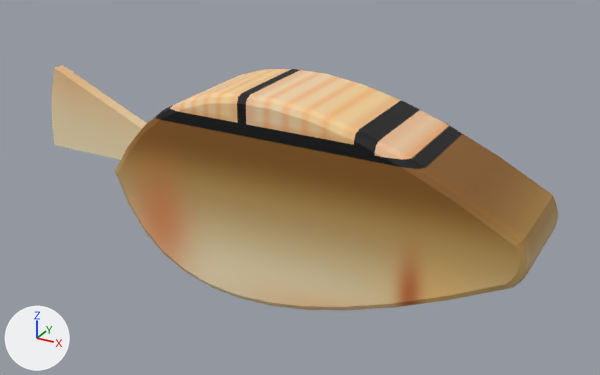
Before and after pictures for a commit that changed the glTF model public/assets/aquarium/fish-goldfish-hero.glb.
Both versions are drawn from a 50 mm lens placed at (1.45, -2.58, 1.3), pointed at (-0.01, 0.08, -0.03). Arrows for +X, +Y and +Z are at lower left; the lights stay in place. The first picture is the older version. Vertices at exactly the same position are counted once.
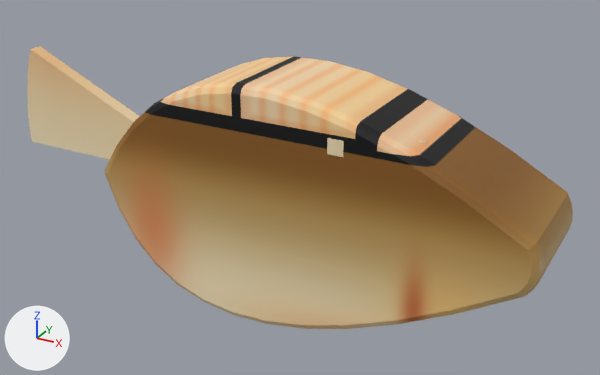
Boxes [x1, y1, x2, y2] around the edits, measured in the pictures (600 x 375 px; the box of a moved part takes in the faces that stretch with it):
'Mesh_0', reshaped, rescaled (13% taller): before [115, 69, 558, 311]; after [104, 56, 573, 329]
'Mesh_1', reshaped, rescaled (9% wider, 20% taller): before [52, 65, 420, 160]; after [27, 46, 427, 160]
part 2 of me_mesh_1, moved or reshaped: before [52, 65, 147, 160]; after [27, 46, 139, 160]
part 3 of me_mesh_1, moved or reshaped (not visible before): after [327, 138, 427, 157]

Edits to the bpy script that builds the scene:
```text
Change me_mesh_0:
    used by ob_mesh_0; parent = ob_node_2; location = (0.0, 0.0, 0.0); scale = (1.14, 1.14, 1.14)
    remove me_mesh_0.from_pydata(...)  # 216 vertices, 428 faces; spans x -0.633..0.852, y -0.19..0.19, z -0.381..0.365
    add me_mesh_0.from_pydata(...)  # 216 vertices, 428 faces; spans x -0.642..0.862, y -0.205..0.205, z -0.427..0.39
    me_mesh_0 part 1: 216 of 216 vertices moved; they spanned x -0.633..0.852, y -0.19..0.19, z -0.381..0.365 and now span x -0.642..0.862, y -0.205..0.205, z -0.427..0.39; mean shift (0.003, 0.0, -0.004)
Change me_mesh_1:
    used by ob_mesh_1; parent = ob_node_2; location = (0.0, 0.0, 0.0); scale = (1.14, 1.14, 1.14)
    remove me_mesh_1.from_pydata(...)  # 182 vertices, 344 faces; spans x -1.07..0.48, y -0.19..0.13, z -0.29..0.29
    add me_mesh_1.from_pydata(...)  # 182 vertices, 344 faces; spans x -1.15..0.49, y -0.21..0.15, z -0.34..0.34
    me_mesh_1 part 2: the loose piece of 30 vertices spanning x -1.07..-0.55, y -0.02..0.02, z -0.29..0.29 is scaled about its middle by (1.14, 1.09, 1.17), then moved by (-0.05, 0.0, 0.0)
    me_mesh_1 part 3: the loose piece of 28 vertices spanning x 0.03..0.48, y -0.19..0.0, z 0.21..0.26 is moved by (0.0, -0.01, 0.02)
    other edits to the shape of me_mesh_1 do not show in these pictures
Change ob_mesh_0:
    ob_mesh_0.scale: (1.14, 1.14, 1.14) -> (1.18, 1.18, 1.18)
Change ob_mesh_1:
    ob_mesh_1.scale: (1.14, 1.14, 1.14) -> (1.18, 1.18, 1.18)
```
